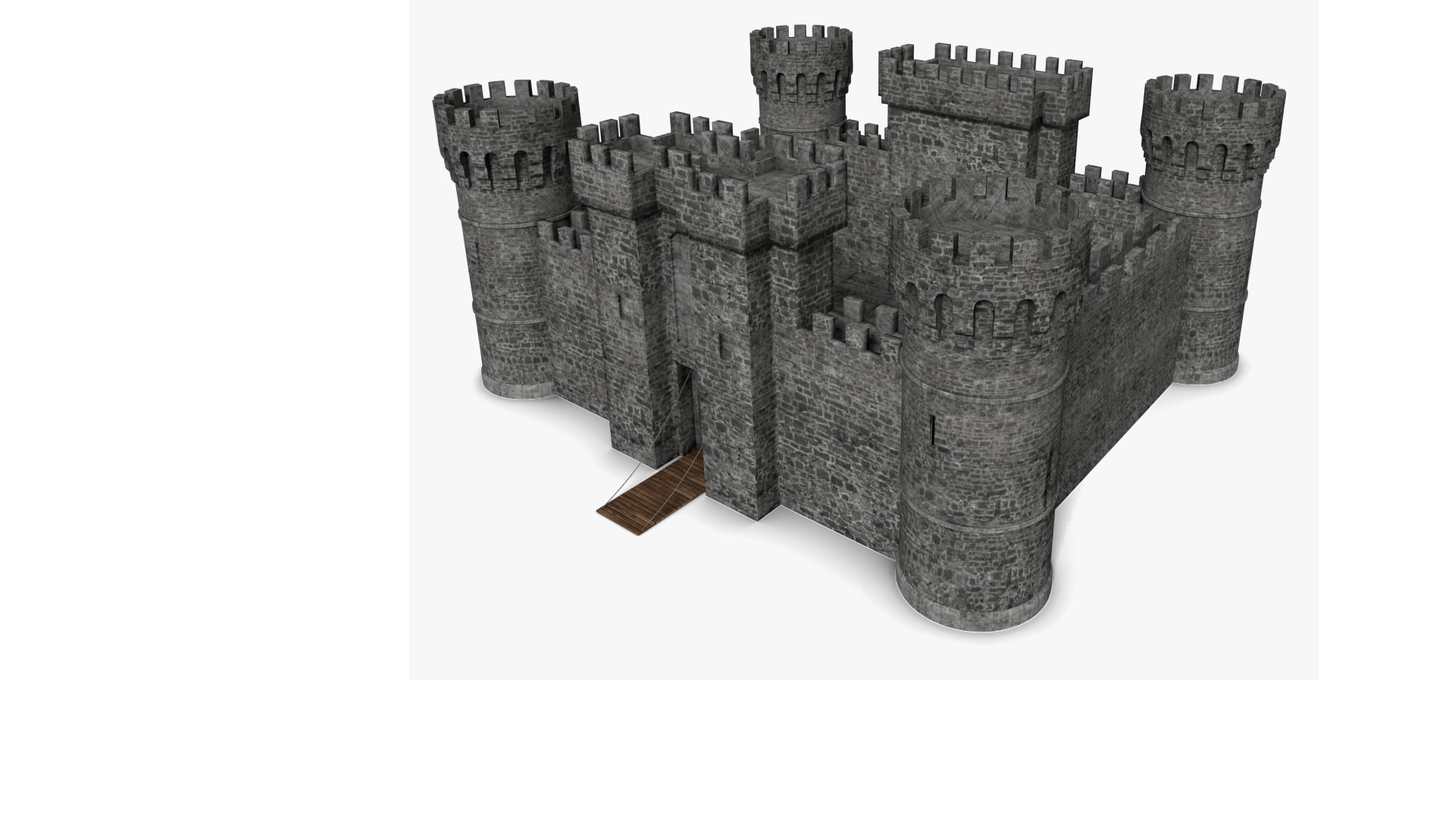
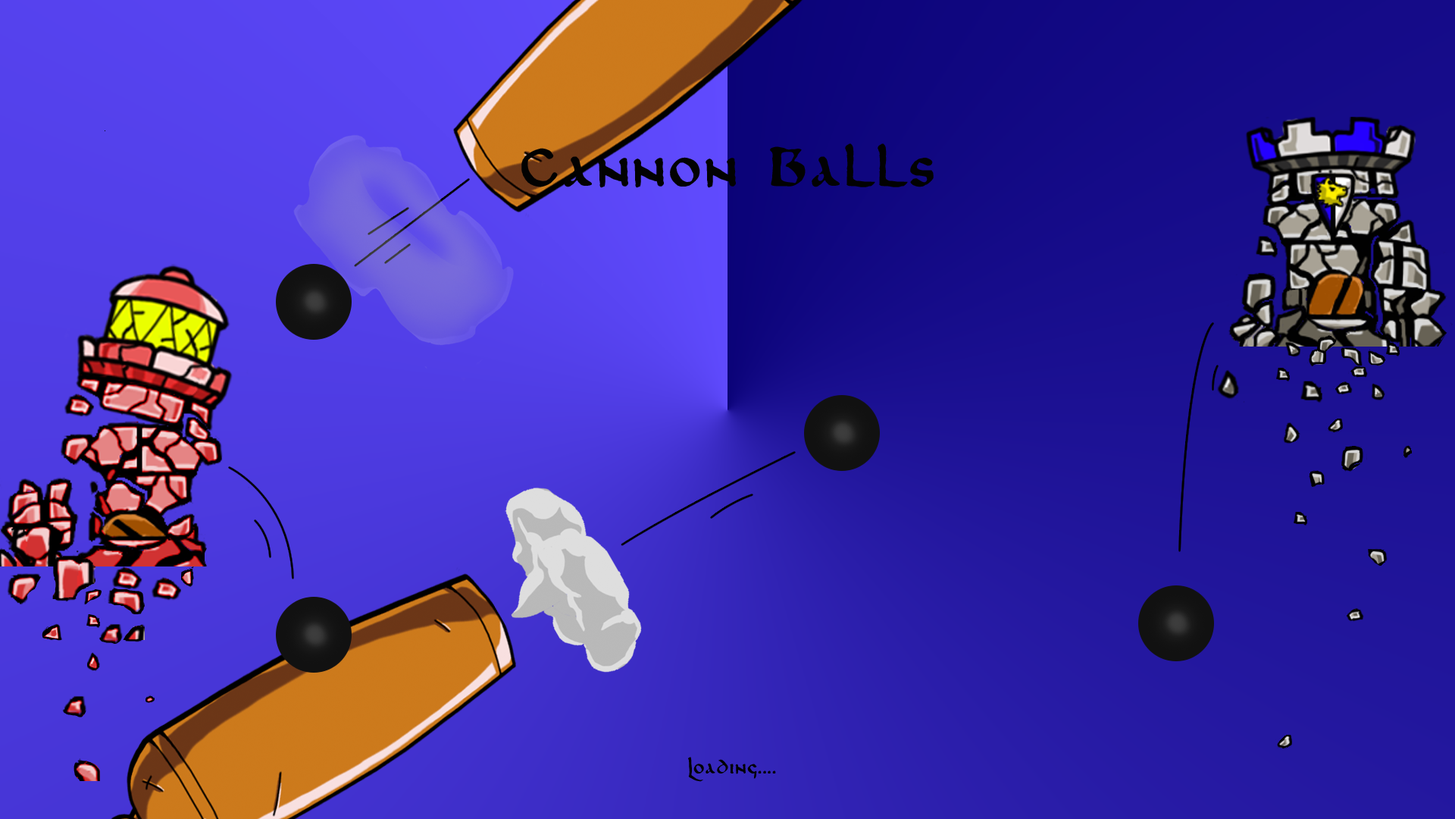
The second w=1455, h=819 image is a revision of the first. Changes to its layers:
added layer "Cannon Balls" above "Ball3" over bbox(521, 143, 934, 188)
added layer "Ball3" above "Ball 4" over bbox(275, 263, 352, 340)
added layer "Ball 4" above "smoke 2" over bbox(275, 596, 352, 673)
added layer "smoke 2" above "Ball 2" over bbox(293, 134, 545, 383)
added layer "Ball 2" above "Smoke 1" over bbox(1138, 585, 1215, 661)
added layer "Smoke 1" above "lighthouse" over bbox(504, 486, 643, 673)
added layer "lighthouse" above "lines" over bbox(0, 263, 251, 781)
added layer "lines" above "cannon 2" over bbox(104, 130, 1219, 580)
added layer "cannon 2" above "Ball 1" over bbox(452, 0, 804, 219)
added layer "Ball 1" above "Tower" over bbox(804, 394, 881, 471)
added layer "Tower" above "Cannon 1" over bbox(1214, 116, 1454, 749)
added layer "Cannon 1" above "Loading...." over bbox(110, 566, 517, 819)
added layer "Loading...." above "Background copy" over bbox(688, 756, 777, 782)
added layer "Background copy" above "Background" over bbox(0, 0, 1455, 819)
